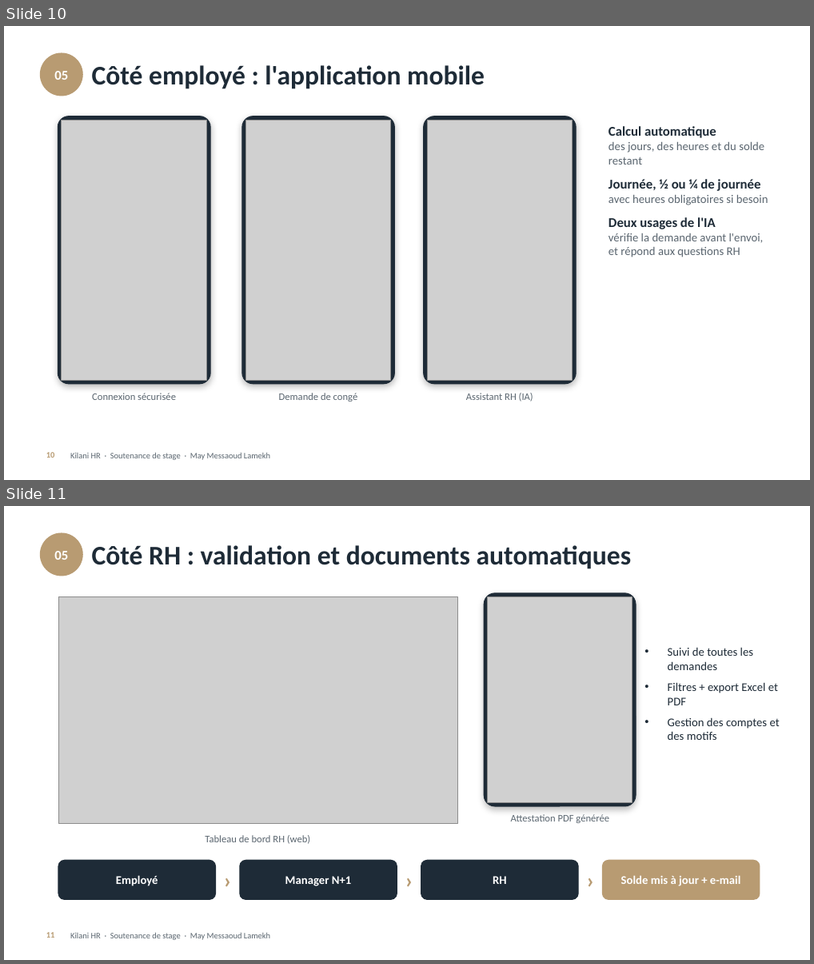
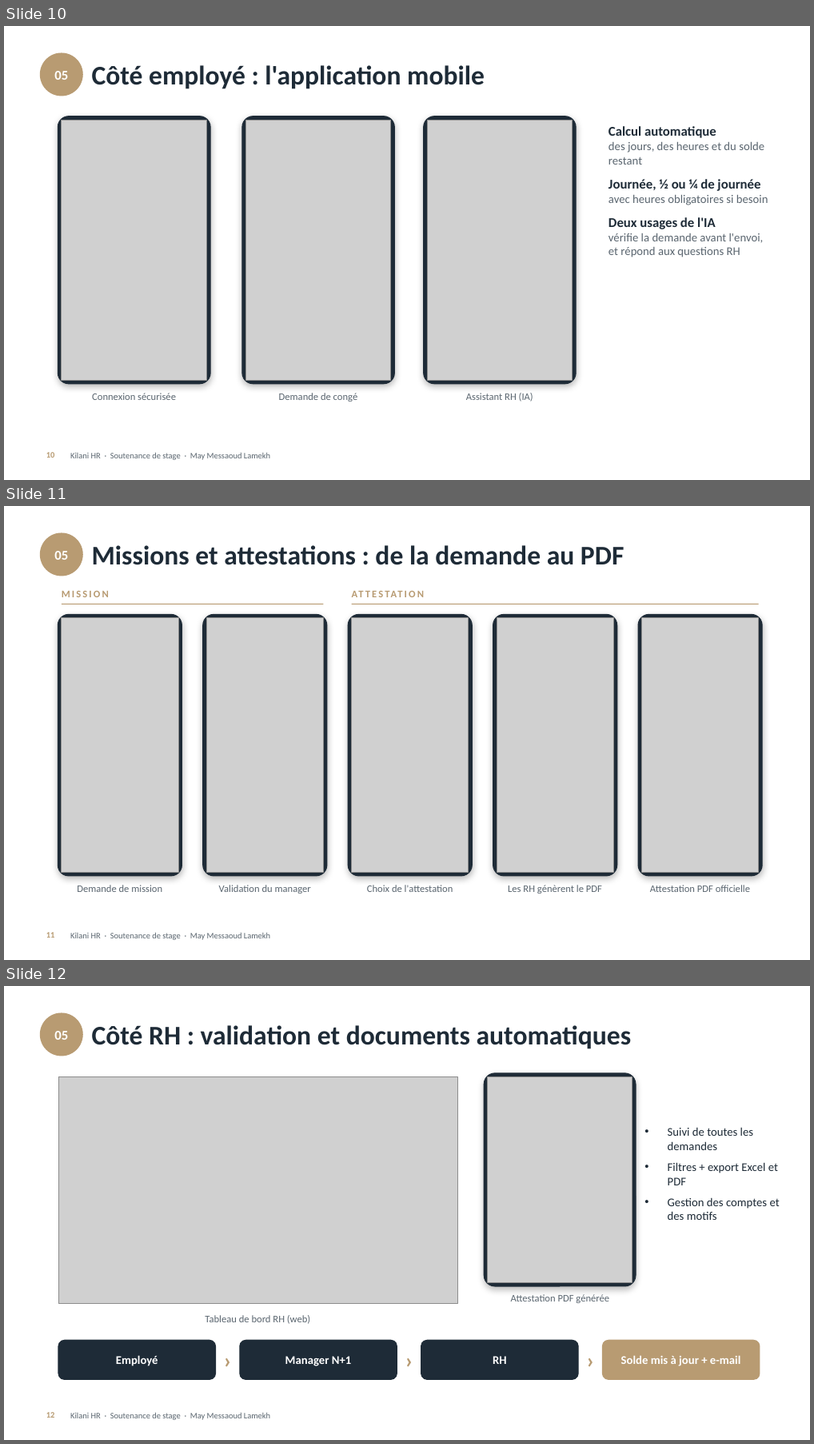
Before and after one commit to MayMessaoudLamekh/KILANI_GROUP_RH, a slide deck: soutenance/Soutenance_Kilani_HR.pptx. Shown one above the other, each under a label of ours: slides 10 and 11 before the commit, slides 10, 11 and 12 after it. The pictures are 814x964 and 814x1444 pixels, drawn with LibreOffice and Linux fonts; fonts in the diff are those of the drawing; grey boxes stand for pictures; background and template pictures are left out. Boxes give left, top, right and bottom in pixels: in the first picture for what was removed or moved away, otherwise in the second. Text is boxed around its words. In the diff, an @@ line names an element or a change of style, - is before the commit and + after.

```diff
--- a/soutenance/Soutenance_Kilani_HR.pptx
+++ b/soutenance/Soutenance_Kilani_HR.pptx
@@ slide 11 added at [4,506,810,960], background #FFFFFF; not listed: 1 template element that a slide beside it also shows @@
@@ ellipse added at [40,533,82,576], fill #B89B72, outline #B89B72 1 pt @@
@@ text added at [54,551,68,560], 16 pt, text #FFFFFF, bold @@
+05
@@ title added at [92,545,624,565], 32 pt, text #1E2B37, bold @@
+Missions et attestations : de la demande au PDF
@@ text added at [62,591,109,597], 12 pt, text #B89B72, bold @@
+MISSION
@@ text added at [352,584,759,603], 12 pt, text #B89B72, bold @@
+ATTESTATION
@@ rounded rectangle added at [58,614,182,876], fill #1E2B37, outline #1E2B37 1 pt @@
@@ line added from (62, 604) to (323, 604), #B89B72 1 pt @@
@@ picture added at [62,618,178,872] @@
@@ rounded rectangle added at [203,614,327,876], fill #1E2B37, outline #1E2B37 1 pt @@
@@ picture added at [206,618,323,872] @@
@@ rounded rectangle added at [348,614,472,876], fill #1E2B37, outline #1E2B37 1 pt @@
@@ line added from (352, 604) to (759, 604), #B89B72 1 pt @@
@@ picture added at [352,618,469,872] @@
@@ rounded rectangle added at [494,614,618,876], fill #1E2B37, outline #1E2B37 1 pt @@
@@ picture added at [497,618,614,872] @@
@@ rounded rectangle added at [638,614,762,876], fill #1E2B37, outline #1E2B37 1 pt @@
@@ picture added at [642,618,759,872] @@
@@ text added at [77,884,162,892], 12 pt, text #5B6670 @@
+Demande de mission
@@ text added at [219,884,311,893], 12 pt, text #5B6670 @@
+Validation du manager
@@ text added at [367,884,454,892], 12 pt, text #5B6670 @@
+Choix de l'attestation
@@ text added at [508,884,602,893], 12 pt, text #5B6670 @@
+Les RH génèrent le PDF
@@ text added at [650,884,750,892], 12 pt, text #5B6670 @@
+Attestation PDF officielle
@@ page number added at [46,932,55,937], 10 pt, text #B89B72, bold @@
+11
@@ what was slide 11 is now slide 12 @@
```
Also in this commit, not shown: 3 other files.
